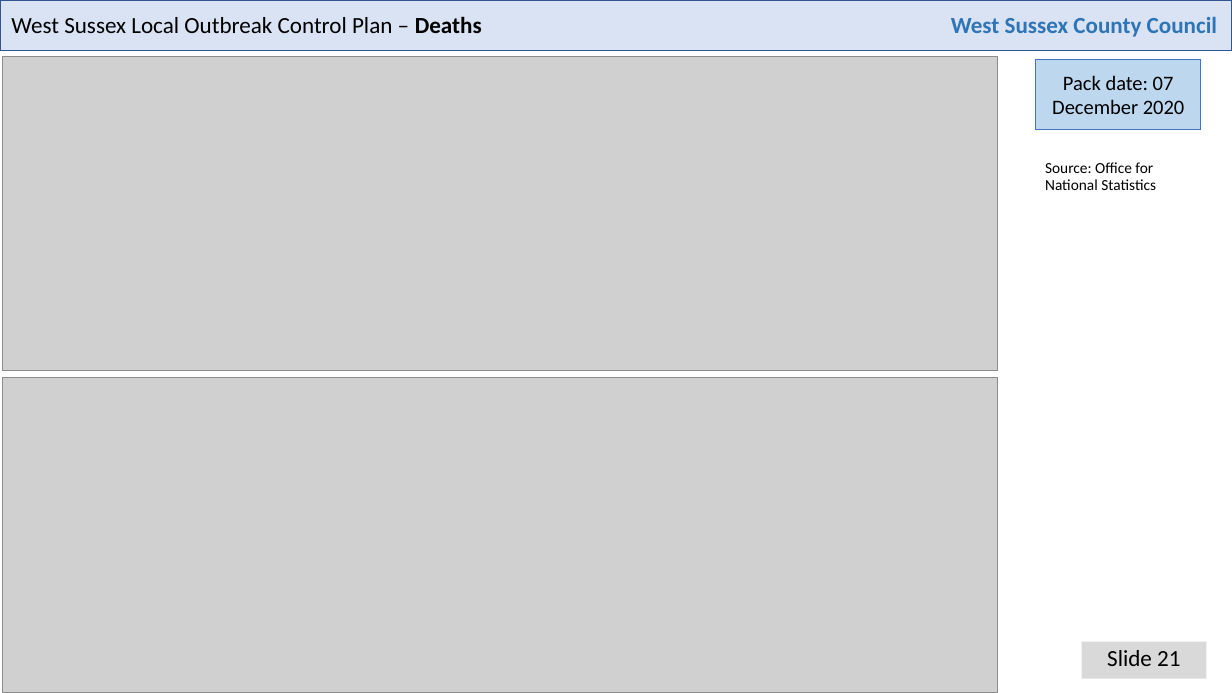
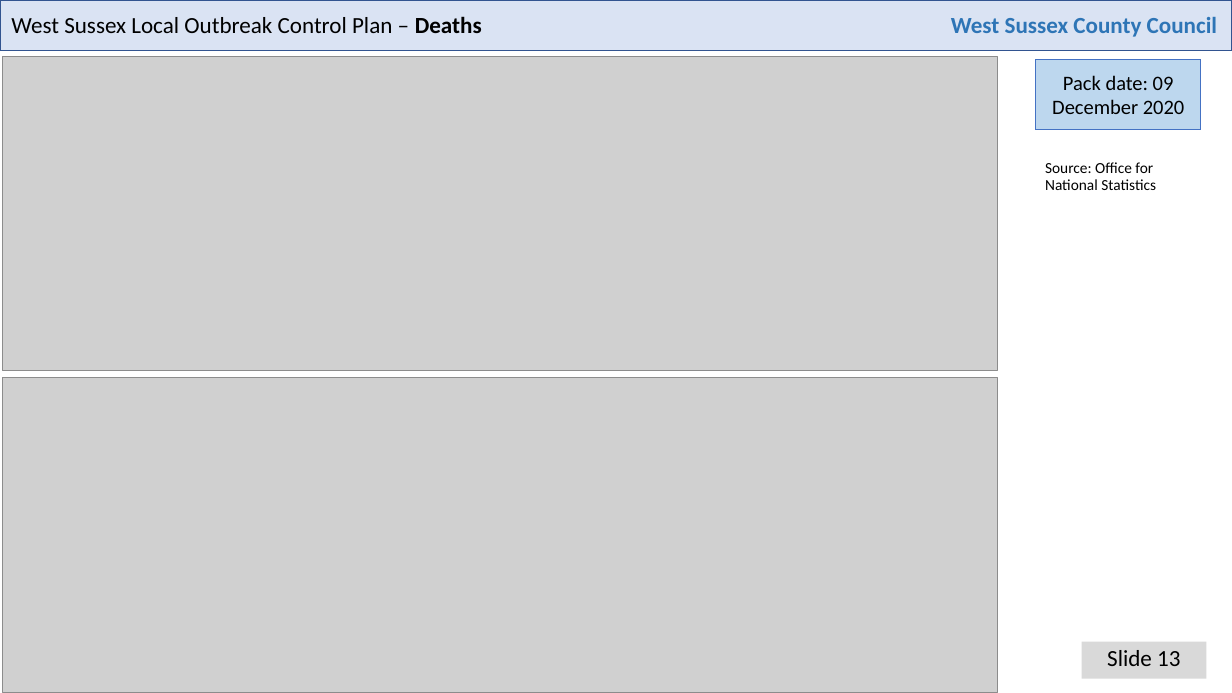
Before and after one commit to psychty/wsx_covid_datapack_public, a slide deck: slide 13 of Latest_West_Sussex_C19_slide_deck.pptx (slide 21 before the commit). Drawn at 1232x693 pixels with LibreOffice and Linux fonts; fonts in the diff are those of the drawing; grey boxes stand for pictures. Boxes give left, top, right and bottom in pixels: in the first picture for what was removed or moved away, otherwise in the second. Text is boxed around its words. In the diff, an @@ line names an element or a change of style, - is before the commit and + after.

```diff
--- a/Latest_West_Sussex_C19_slide_deck.pptx
+++ b/Latest_West_Sussex_C19_slide_deck.pptx
@@ text in rectangle at bbox=[1052, 75, 1184, 114]: text changed @@
-Pack date: 07 December 2020
+Pack date: 09 December 2020
@@ text at bbox=[1107, 650, 1180, 666]: text changed @@
-Slide 21
+Slide 13
```
Also in this commit, not shown: 16 other slides changed, 6 slides removed, 46 other files.
